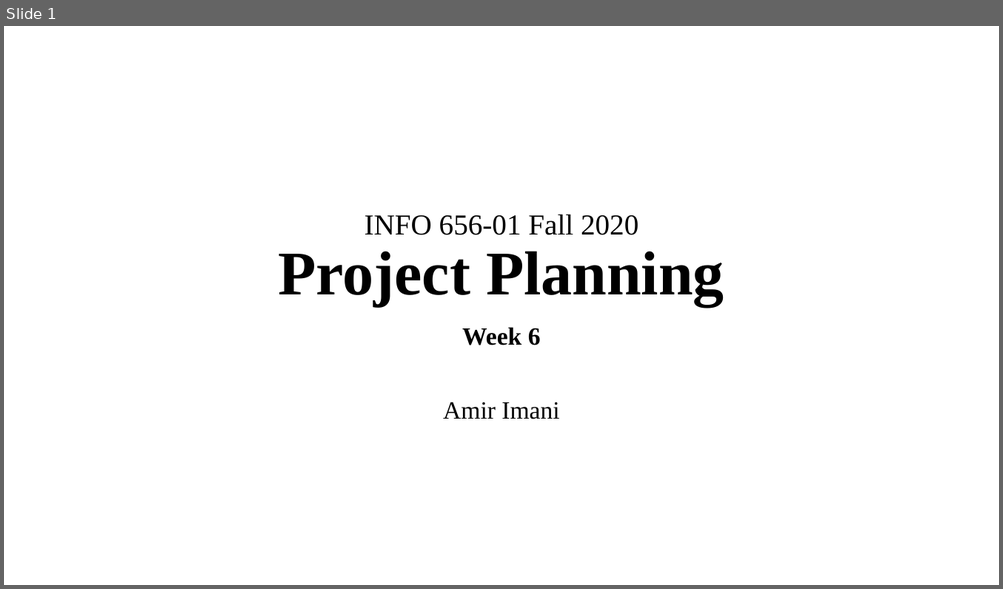
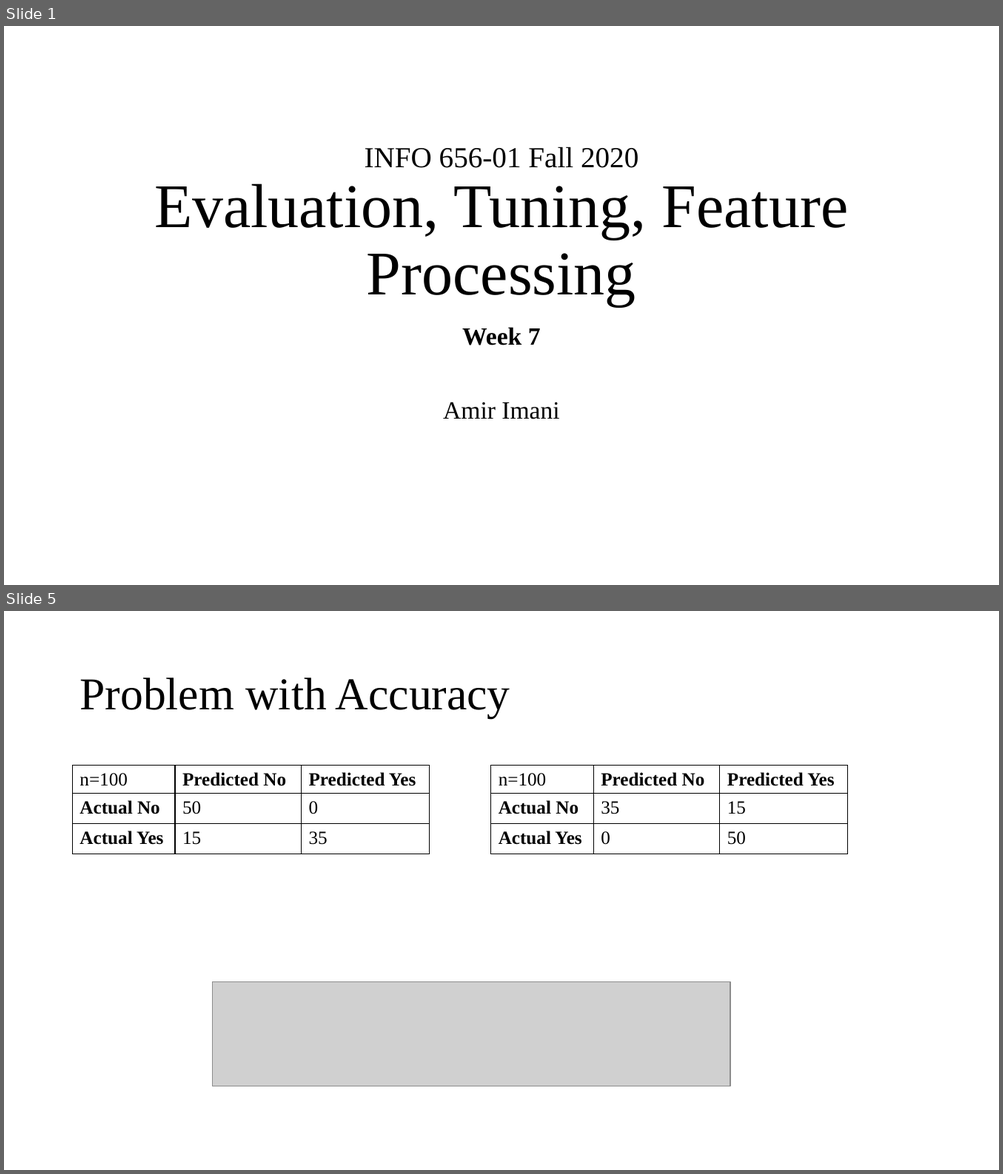
Before and after one commit to Amirosimani/Machine_Learning_Pratt, a slide deck: course slides/week_06.pptx. Shown one above the other, each under a label of ours: slide 1 before the commit, slides 1 and 5 after it; the slides between them are not shown. The pictures are 1003x589 and 1003x1174 pixels, drawn with LibreOffice and Linux fonts; fonts in the diff are those of the drawing; grey boxes stand for pictures. Boxes give left, top, right and bottom in pixels: in the first picture for what was removed or moved away, otherwise in the second. Text is boxed around its words. In the diff, an @@ line names an element or a change of style, - is before the commit and + after.

```diff
--- a/course slides/week_06.pptx
+++ b/course slides/week_06.pptx
@@ slide 5 added at bbox=[4, 611, 999, 1170], background #FFFFFF @@
@@ title added at bbox=[79, 678, 510, 718], 44 pt, text #000000 @@
+Problem with Accuracy
@@ table added at bbox=[73, 766, 430, 856], 3 rows, 3 columns @@
+n=100 | Predicted No | Predicted Yes
+Actual No | 50 | 0
+Actual Yes | 15 | 35
@@ table added at bbox=[490, 766, 848, 856], 3 rows, 3 columns @@
+n=100 | Predicted No | Predicted Yes
+Actual No | 35 | 15
+Actual Yes | 0 | 50
@@ picture added at bbox=[212, 982, 730, 1086] @@
@@ slide 1 changed as well @@
@@ title at bbox=[154, 147, 848, 306]: text changed; size 28 to 60 pt @@
-INFO 656-01 Fall 2020
-Project Planning
+INFO 656-01 Fall 2020
+Evaluation, Tuning, Feature Processing
@@ subtitle at bbox=[462, 327, 540, 346]: text changed @@
-Week 6
+Week 7
```
Also in this commit, not shown: 8 other slides added, 5 slides removed, 10 other files.
